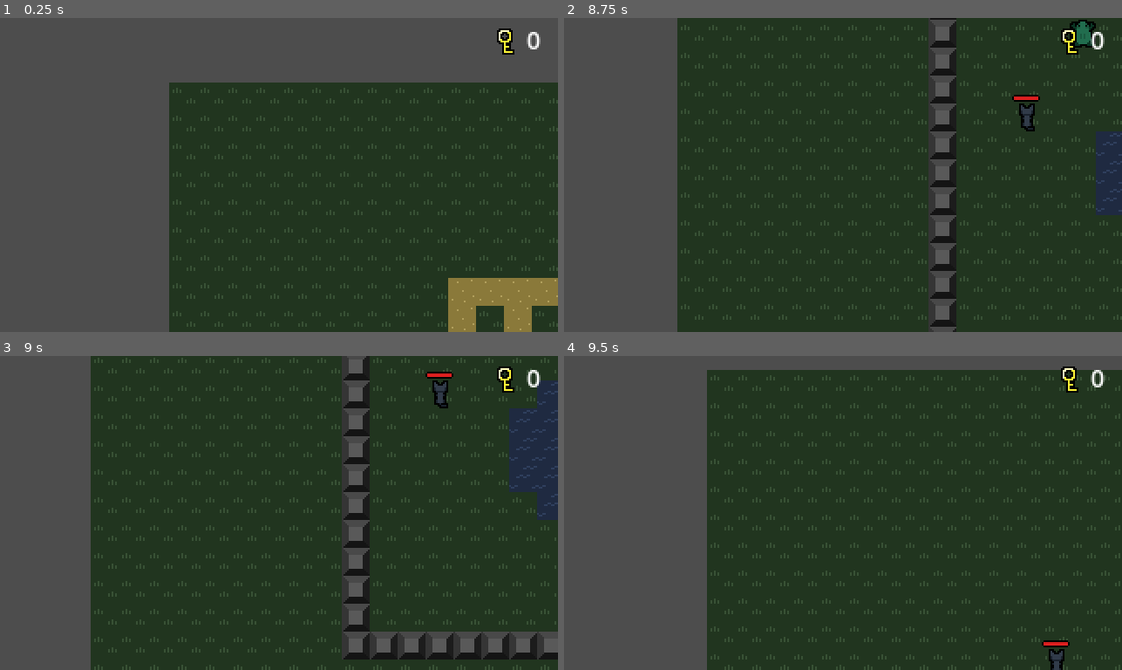
Above: before the commit, frames 1-4 (two rows, left to right).
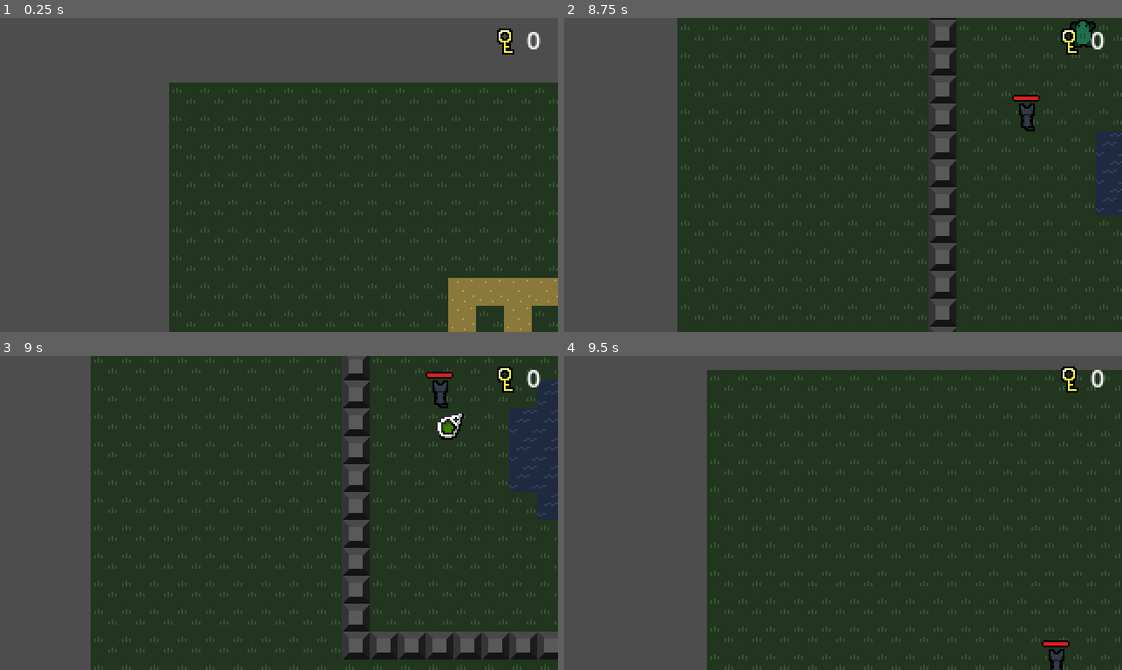
Above: after the commit, the same moments.

Repository: JiriOne/LDJAM56
Game: Godot game, scene res://scenes/main/main.tscn
Same seed, same stepped clock (60 frames per second), same inputs: the game is played once before the commit and once after it.
Inputs (mouse positions are in pixels of both pictures, inside the frame that each line leads up to):
- Up to frame 1 (0.25 s): no input
- Up to frame 2 (8.75 s): move the mouse to (965, 159) at 0.52 s; click (965, 159) at 0.67 s; tap Space (ui_select) at 0.77, 1.52, 3.02, 3.77, 4.52, 6.02, 6.77, 7.52 s; move the mouse to (731, 190) at 1.27 s; hold Left (ui_left) 1.28-2.03 s; move the mouse to (898, 105) at 2.02 s; move the mouse to (815, 237) at 2.77 s; click (815, 237) at 2.92 s; move the mouse to (1010, 222) at 3.52 s; hold Left (ui_left) 3.53-5.78 s; move the mouse to (675, 127) at 4.27 s; move the mouse to (870, 175) at 5.02 s; click (870, 175) at 5.17 s; move the mouse to (759, 96) at 5.77 s; move the mouse to (965, 159) at 6.52 s; move the mouse to (731, 190) at 7.27 s; click (731, 190) at 7.42 s; move the mouse to (898, 105) at 8.02 s; hold Left (ui_left) from 8.03 s (still down)
- Up to frame 3 (9 s): keep holding Left (ui_left); move the mouse to (518, 371) at 8.77 s; click (518, 371) at 8.92 s
- Up to frame 4 (9.5 s): keep holding Left (ui_left); tap Space (ui_select) at 9.02 s

Frames 1-2 are identical in both runs. In frame 3, 0.3% of the frame differs, in the area x 78-84%, y 18-27%; in frame 4, nothing differs.
Error before the commit: Trying to assign invalid previously freed instance. (res://ui/overlays/player_compass/player_compass.gd:8)
Error after the commit: Invalid access to property or key 'position' on a base object of type 'previously freed'. (res://entities/player/player.gd:63)

Commit message:
mole movement

Diff:
--- a/new-game-project/entities/frog/frog.gd
+++ b/new-game-project/entities/frog/frog.gd
@@ -4,13 +4,13 @@
 	super()
 	shadow_texture = $CanvasGroup/Sprite2D.texture
 	move_conditional = func(origin, cell, target):
-		return grid_system.is_path_to_target_ground(origin, target) \
+		return grid_system.is_path_to_target_of_types(origin, target, [GlobalTypes.Cell_Type.GROUND]) \
 			and (cell.type == GlobalTypes.Cell_Type.GROUND \
 				or (cell.type == GlobalTypes.Cell_Type.DOOR and Controller.keys > 0)) \
 			and not cell.has_player \
 			and not cell.has_enemy
 	attack_conditional = func(origin, cell, target):
-		return grid_system.is_path_to_target_ground(origin, target) \
+		return grid_system.is_path_to_target_of_types(origin, target, [GlobalTypes.Cell_Type.GROUND]) \
 			and cell.type == GlobalTypes.Cell_Type.GROUND \
 			and not cell.has_player \
 			and cell.has_enemy
--- a/new-game-project/entities/mole/mole.gd
+++ b/new-game-project/entities/mole/mole.gd
@@ -1,15 +1,35 @@
 extends Player
+
+const molshoop_scene = preload("res://entities/molshoop/molshoop.tscn")
 
 func _ready() -> void:
 	super()
 	shadow_texture = $CanvasGroup/Sprite2D.texture
 	move_conditional = func(origin, cell, target):
-		return grid_system.is_path_to_target_ground(origin, target) \
-			and cell.type == GlobalTypes.Cell_Type.GROUND \
+		return grid_system.is_path_to_target_of_types(origin, target, [GlobalTypes.Cell_Type.GROUND, GlobalTypes.Cell_Type.WALL]) \
+			and (cell.type == GlobalTypes.Cell_Type.GROUND \
+				or (cell.type == GlobalTypes.Cell_Type.DOOR and Controller.keys > 0)) \
 			and not cell.has_player \
 			and not cell.has_enemy
 	attack_conditional = func(origin, cell, target):
-		return grid_system.is_path_to_target_ground(origin, target) \
+		return grid_system.is_path_to_target_of_types(origin, target, [GlobalTypes.Cell_Type.GROUND]) \
 			and cell.type == GlobalTypes.Cell_Type.GROUND \
 			and not cell.has_player \
 			and cell.has_enemy
+	movement_action = func(old_cell_data, target_cell_data):
+		# Did the mole dig?
+		if !grid_system.is_path_to_target_of_types(old_cell_data.pos, target_cell_data.pos, [GlobalTypes.Cell_Type.GROUND]):
+			if old_cell_data.has_molshoop or target_cell_data.has_molshoop:
+				return
+			var molshoop_from = molshoop_scene.instantiate()
+			var molshoop_to = molshoop_scene.instantiate()
+			molshoop_from.position = GlobalUtil.grid_to_world(old_cell_data.pos)
+			molshoop_to.position = GlobalUtil.grid_to_world(target_cell_data.pos)
+			molshoop_from.other_pos = target_cell_data.pos
+			molshoop_to.other_pos = old_cell_data.pos
+			old_cell_data.has_molshoop = true
+			old_cell_data.molshoop = molshoop_from
+			target_cell_data.has_molshoop = true
+			target_cell_data.molshoop = molshoop_to
+			add_sibling(molshoop_from)
+			add_sibling(molshoop_to)
--- a/new-game-project/entities/mole/mole.tscn
+++ b/new-game-project/entities/mole/mole.tscn
@@ -1,6 +1,6 @@
 [gd_scene load_steps=7 format=3 uid="uid://cbk8txuwkh0dh"]
 
-[ext_resource type="Script" path="res://entities/frog/frog.gd" id="1_3gjg7"]
+[ext_resource type="Script" path="res://entities/mole/mole.gd" id="1_sq1ob"]
 [ext_resource type="Texture2D" uid="uid://cbxo58xv3osuj" path="res://assets/characters/mole/mole.png" id="2_kbtto"]
 
 [sub_resource type="RectangleShape2D" id="RectangleShape2D_p03vg"]
@@ -61,7 +61,7 @@
 
 [node name="Mole" type="CharacterBody2D" groups=["player_character"]]
 input_pickable = true
-script = ExtResource("1_3gjg7")
+script = ExtResource("1_sq1ob")
 gridPosition = Vector2(10, 10)
 attackDamage = 40
 
--- /dev/null
+++ b/new-game-project/entities/molshoop/molshoop.gd
@@ -0,0 +1,4 @@
+extends Area2D
+class_name Molshoop
+
+var other_pos
--- /dev/null
+++ b/new-game-project/entities/molshoop/molshoop.tscn
@@ -0,0 +1,11 @@
+[gd_scene load_steps=3 format=3 uid="uid://diiiolgj0q5qu"]
+
+[ext_resource type="Script" path="res://entities/molshoop/molshoop.gd" id="1_0v13w"]
+[ext_resource type="Texture2D" uid="uid://dgfn6m4oi3rt8" path="res://assets/molshoop/molshoop.png" id="2_g6hu4"]
+
+[node name="Molshoop" type="Area2D"]
+script = ExtResource("1_0v13w")
+
+[node name="Sprite2D" type="Sprite2D" parent="."]
+position = Vector2(8, 8)
+texture = ExtResource("2_g6hu4")
--- a/new-game-project/entities/player/player.gd
+++ b/new-game-project/entities/player/player.gd
@@ -4,6 +4,7 @@
 # -------- Interfaced Variables -----------
 var move_conditional : Callable
 var attack_conditional : Callable
+var movement_action : Callable
 var shadow_texture : CompressedTexture2D
 # -----------------------------------------
 
@@ -82,6 +83,7 @@
 	# Remove from old cell in the grid system
 	var data_old : GridCellData = grid_system.get_cell_data(gridPosition)
 	data_old.has_player = false
+
 	# Set world pos
 	self.position = globalUtil.grid_to_world(pos)
 	gridPosition = pos
@@ -89,6 +91,7 @@
 	var data : GridCellData = grid_system.get_cell_data(pos)
 	data.has_player = true
 	data.player = self
+
 	# Collect key
 	if data.has_key:
 		Controller.key_collected.emit()
@@ -97,6 +100,15 @@
 	# Unlock door
 	if data.type == GlobalTypes.Cell_Type.DOOR:
 		grid_system.unlock_door(pos)
+
+	if data.has_molshoop:
+		var otherMolshoopPos = data.molshoop.other_pos
+		self.position = globalUtil.grid_to_world(otherMolshoopPos)
+		gridPosition = otherMolshoopPos
+
+	# Call actions if they are defined by the character
+	if movement_action:
+		movement_action.call(data_old, data)
 
 func translate_targets(available_targets_text) -> Array[Vector2]:
 	var lines : PackedStringArray = available_targets_text.split("\n", false)
--- a/new-game-project/globals/global_types.gd
+++ b/new-game-project/globals/global_types.gd
@@ -4,5 +4,6 @@
 	GROUND,
 	WALL,
 	WATER,
-	DOOR
+	DOOR,
+	FENCE
 }
--- a/new-game-project/globals/grid_cell_data.gd
+++ b/new-game-project/globals/grid_cell_data.gd
@@ -9,3 +9,5 @@
 var has_key : bool = false
 var key
 var door
+var has_molshoop : bool = false
+var molshoop
--- a/new-game-project/grid_system.gd
+++ b/new-game-project/grid_system.gd
@@ -59,11 +59,11 @@
 			result.append(cell)
 	return result
 
-func is_path_to_target_ground(origin, target) -> bool:
+func is_path_to_target_of_types(origin, target, types) -> bool:
 	var dir = ceil((target - origin).normalized())
 	var step_pos : Vector2 = origin + dir
 	var trace_positions = []
 	while step_pos != target:
 		trace_positions.append(step_pos)
 		step_pos = step_pos + dir
-	return trace_positions.all(func(pos): return self.get_cell_data(pos).type == GlobalTypes.Cell_Type.GROUND)
+	return trace_positions.all(func(pos): return types.has(self.get_cell_data(pos).type))
--- a/new-game-project/ui/overlays/player_compass/player_compass.gd
+++ b/new-game-project/ui/overlays/player_compass/player_compass.gd
@@ -4,8 +4,8 @@
 var player_doodles : Dictionary
 
 func _ready() -> void:
-	var party = Controller.party
-	for ply : Player in party:
+	var plys = get_tree().get_nodes_in_group("player_character")
+	for ply : Player in plys:
 		ply.on_screen_notifier.screen_entered.connect(_on_player_screen_enter.bind(ply))
 		ply.on_screen_notifier.screen_exited.connect(_on_player_screen_exit.bind(ply))
 
Binary file added: new-game-project/assets/molshoop/molshoop.png
Not shown, added: new-game-project/assets/molshoop/molshoop.png.import
Not shown, changed: new-game-project/entities/mole/movement.txt
